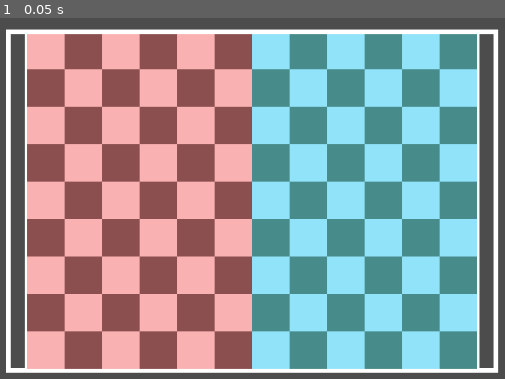
Above: before the commit, frame 1.
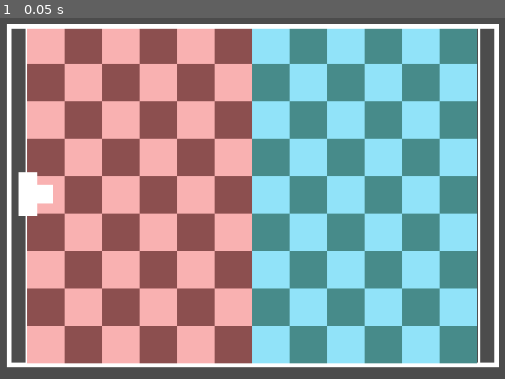
Above: after the commit, the same moment.

Repository: Raelr/dd-pong-invaders
Game: Godot game, scene res://scenes/Main.tscn
Same seed, same stepped clock (60 frames per second), same inputs: the game is played once before the commit and once after it.
Inputs:
- Up to frame 1 (0.05 s): no input

The runs differ from the first frame. In frame 1, 19% of the frame differs, in the area x 1-99%, y 1-99%.

Commit message:
Added player sprites

Diff:
--- a/scenes/Arena.tscn
+++ b/scenes/Arena.tscn
@@ -6,17 +6,17 @@
 [node name="Arena" type="Node2D"]
 
 [node name="ArenaOutline" type="Sprite" parent="."]
-position = Vector2( -0.595978, 24.6742 )
 scale = Vector2( 3.03, 3.055 )
 texture = ExtResource( 2 )
 
 [node name="TileHalfRight" parent="." instance=ExtResource( 1 )]
-position = Vector2( 143.451, 25.4948 )
+position = Vector2( 143.451, 0 )
 dark_color = Color( 0.282353, 0.54902, 0.545098, 1 )
 light_color = Color( 0.572549, 0.894118, 0.980392, 1 )
+update = false
 
 [node name="TileHalfLeft" parent="." instance=ExtResource( 1 )]
-position = Vector2( -144.447, 25.4948 )
+position = Vector2( -144.447, 0 )
 dark_color = Color( 0.552941, 0.313726, 0.313726, 1 )
 light_color = Color( 0.980392, 0.698039, 0.698039, 1 )
 update = true
--- a/scenes/Main.tscn
+++ b/scenes/Main.tscn
@@ -1,8 +1,12 @@
-[gd_scene load_steps=2 format=2]
+[gd_scene load_steps=3 format=2]
 
 [ext_resource path="res://scenes/Arena.tscn" type="PackedScene" id=1]
+[ext_resource path="res://scenes/Player.tscn" type="PackedScene" id=2]
 
 [node name="Main" type="Node2D"]
 
 [node name="Arena" parent="." instance=ExtResource( 1 )]
-position = Vector2( 516.893, 279.085 )
+position = Vector2( 516.893, 297.052 )
+
+[node name="PlayerOne" parent="." instance=ExtResource( 2 )]
+position = Vector2( 238.875, 294.948 )
--- /dev/null
+++ b/scenes/Player.tscn
@@ -0,0 +1,9 @@
+[gd_scene load_steps=3 format=2]
+
+[ext_resource path="res://sprites/PlayerRight.png" type="Texture" id=1]
+[ext_resource path="res://scripts/Player.gd" type="Script" id=2]
+
+[node name="Player" type="Sprite"]
+scale = Vector2( 4, 4 )
+texture = ExtResource( 1 )
+script = ExtResource( 2 )
--- /dev/null
+++ b/scripts/Player.gd
@@ -0,0 +1,11 @@
+tool
+extends Sprite
+
+export (int) var player
+export (Array) var playerTextures
+
+func _ready():
+	pass
+
+func _process(delta):
+	pass
Binary file added: sprites/PlayerLeft.png
Not shown, added: sprites/PlayerLeft.png.import
Binary file added: sprites/PlayerRight.png
Not shown, added: sprites/PlayerRight.png.import
